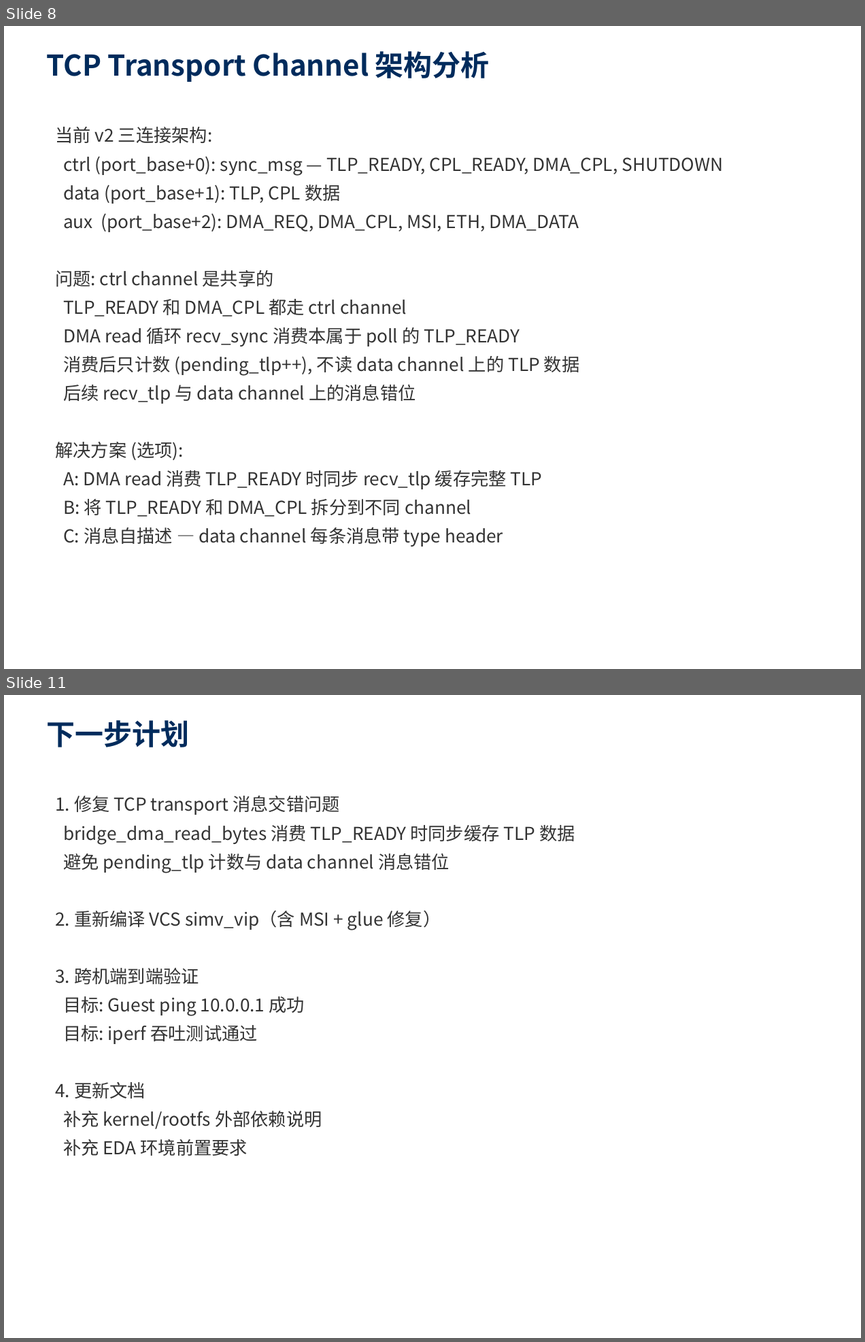
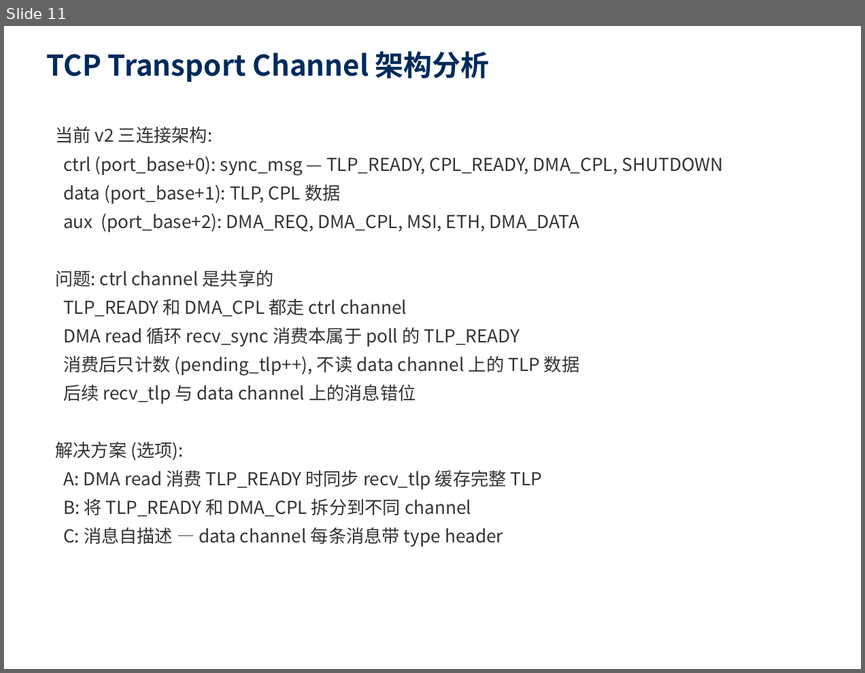
Before and after one commit to Beihang-yuting/QEMU_VCS, a slide deck: docs/cosim_issue_report.pptx. Shown one above the other, each under a label of ours: slides 8 and 11 before the commit, slide 11 after it; the slides between them are not shown. The pictures are 865x1342 and 865x673 pixels, drawn with LibreOffice and Linux fonts; fonts in the diff are those of the drawing. Boxes give left, top, right and bottom in pixels: in the first picture for what was removed or moved away, otherwise in the second. Text is boxed around its words. In the diff, an @@ line names an element or a change of style, - is before the commit and + after.

Commit message:
chore: 文档整理 + 问题报告 PPT 更新
- 将根目录 5 个 pptx/docx 移到 docs/ 目录
- 更新问题排查报告 PPT:
  - 新增问题 #9(NOTIFY冻结仿真) #10(_nb协议错位) #11(DMA write顺序)
  - 全部 11 个问题标记为已修复
  - 验证结果表更新为最新数据（33000+ TLP, 双向数据面打通）
  - 新增"数据面打通"结论 slide

```diff
--- a/docs/cosim_issue_report.pptx
+++ b/docs/cosim_issue_report.pptx
@@ slide 11 removed at <box>4,695,861,1338</box>, background #FFFFFF @@
@@ text removed at <box>47,720,190,747</box> @@
-下一步计划
@@ text removed at <box>55,796,575,1155</box> @@
-1. 修复 TCP transport 消息交错问题
-bridge_dma_read_bytes 消费 TLP_READY 时同步缓存 TLP 数据
-避免 pending_tlp 计数与 data channel 消息错位
-2. 重新编译 VCS simv_vip（含 MSI + glue 修复）
-3. 跨机端到端验证
-目标: Guest ping 10.0.0.1 成功
-目标: iperf 吞吐测试通过
-4. 更新文档
-补充 kernel/rootfs 外部依赖说明
-补充 EDA 环境前置要求
@@ what was slide 8 is now slide 11 @@
```
Also in this commit, not shown: 4 slides changed, 4 slides added, 9 other files.
